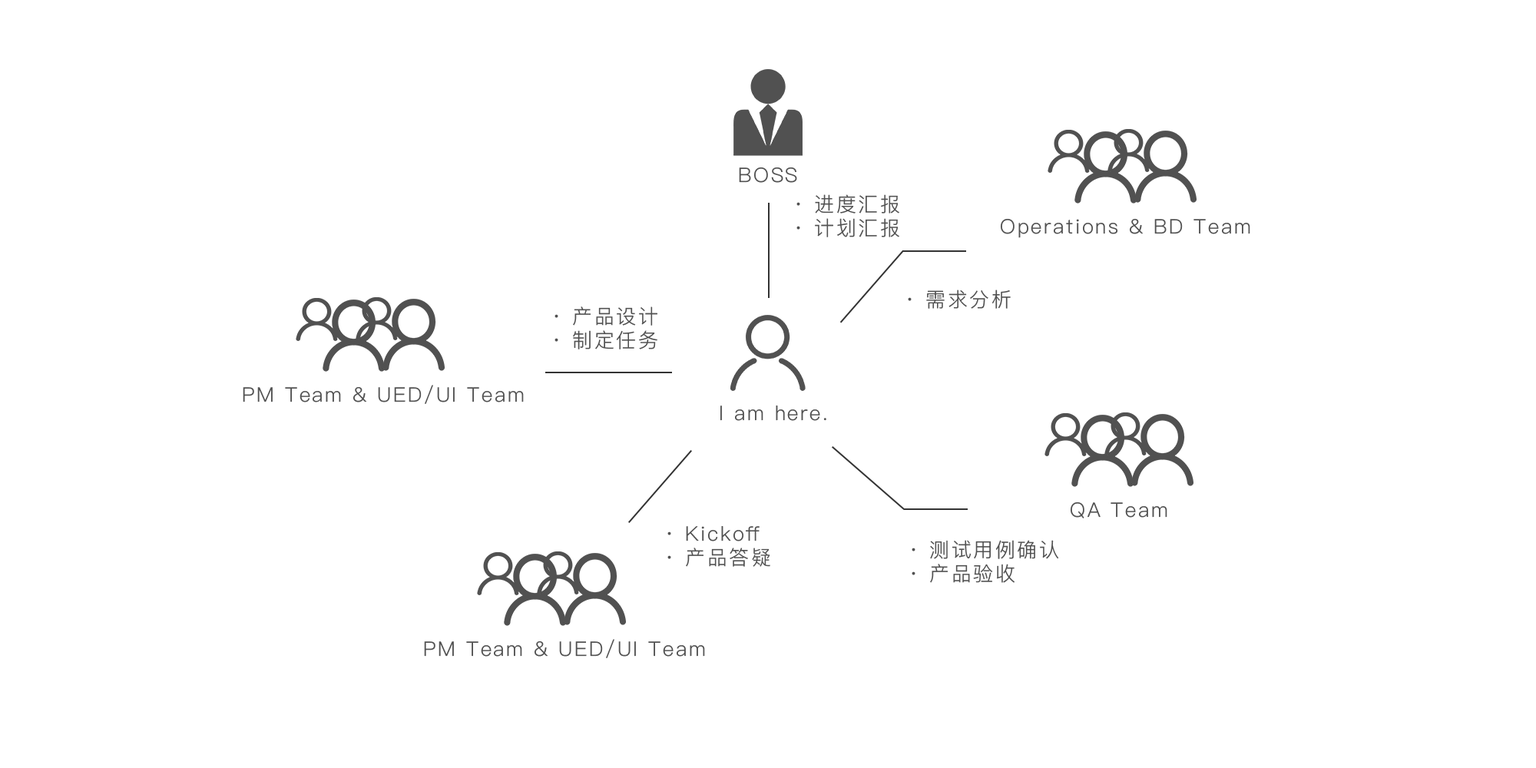
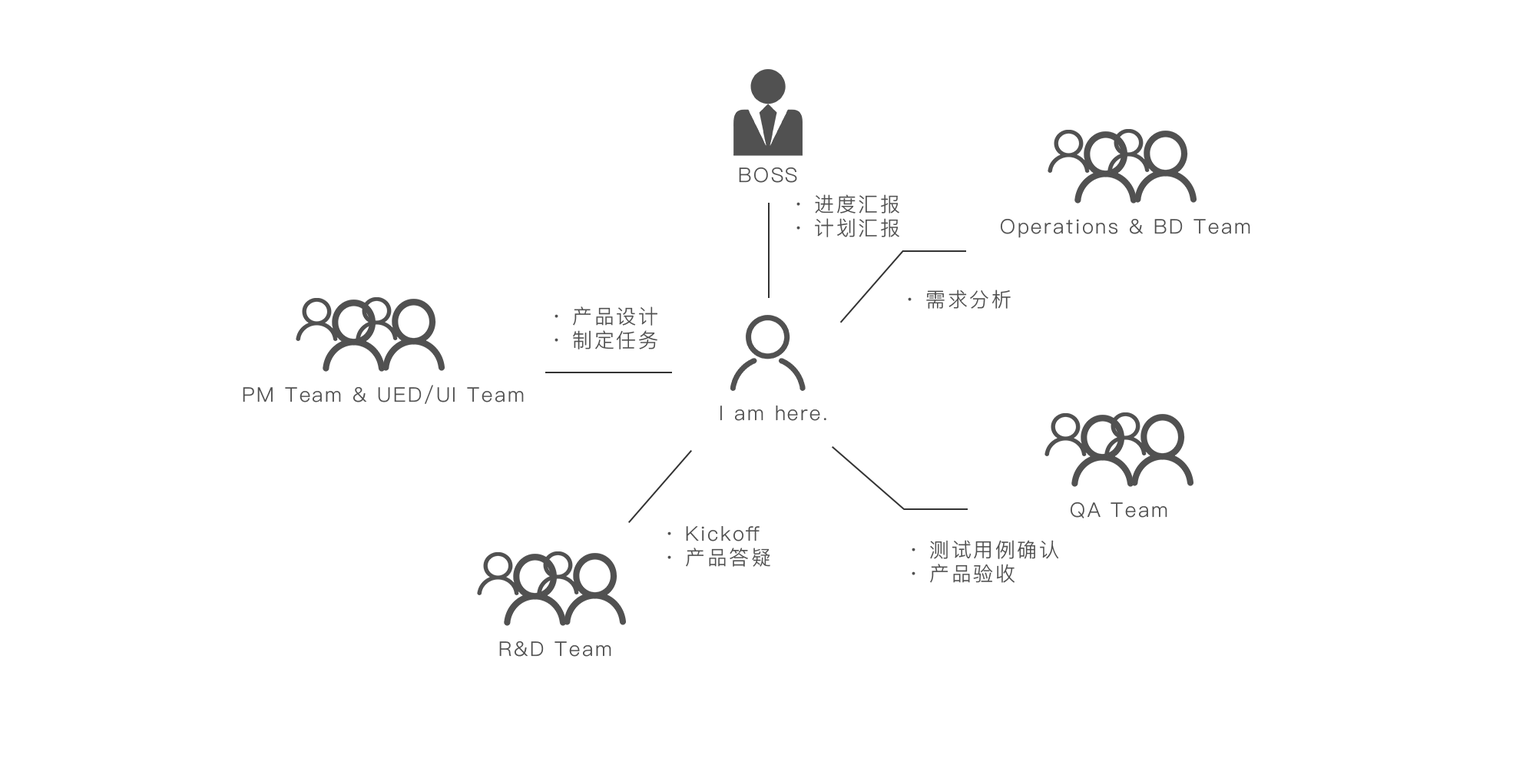
The second (1536, 768) image is a revision of the first. Changes to its layers:
renamed "PM Team & UED/UI Team" to "R&D Team", painted on it over [left=423, top=638, right=705, bottom=659]
